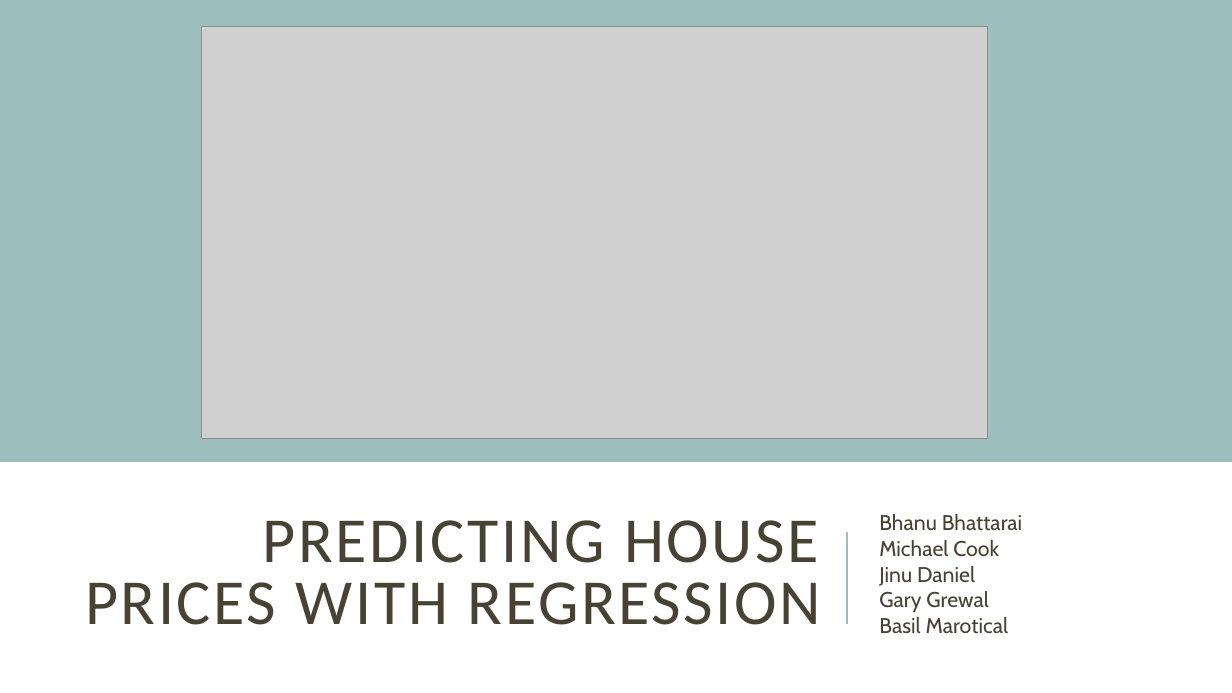
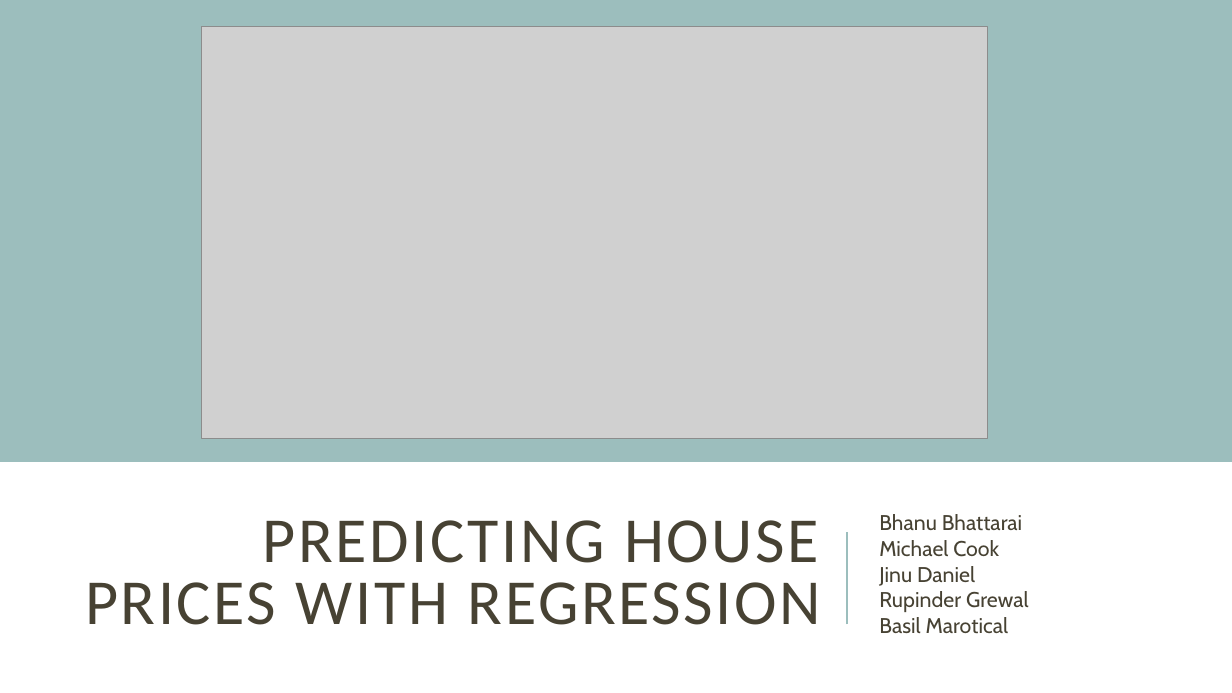
Before and after one commit to bmarotical/capstoneTeam6, a slide deck: slide 1 of Team6_FinalPresentationSlides.pptx. Drawn at 1232x693 pixels with LibreOffice and Linux fonts; fonts in the diff are those of the drawing; grey boxes stand for pictures. Boxes give left, top, right and bottom in pixels: in the first picture for what was removed or moved away, otherwise in the second. Text is boxed around its words. In the diff, an @@ line names an element or a change of style, - is before the commit and + after.

```diff
--- a/Team6_FinalPresentationSlides.pptx
+++ b/Team6_FinalPresentationSlides.pptx
@@ subtitle at (879, 591, 1029, 612): text changed @@
-Gary Grewal
+Rupinder Grewal
```
Also in this commit, not shown: 6 other slides changed, 2 slides added, 1 other file.
